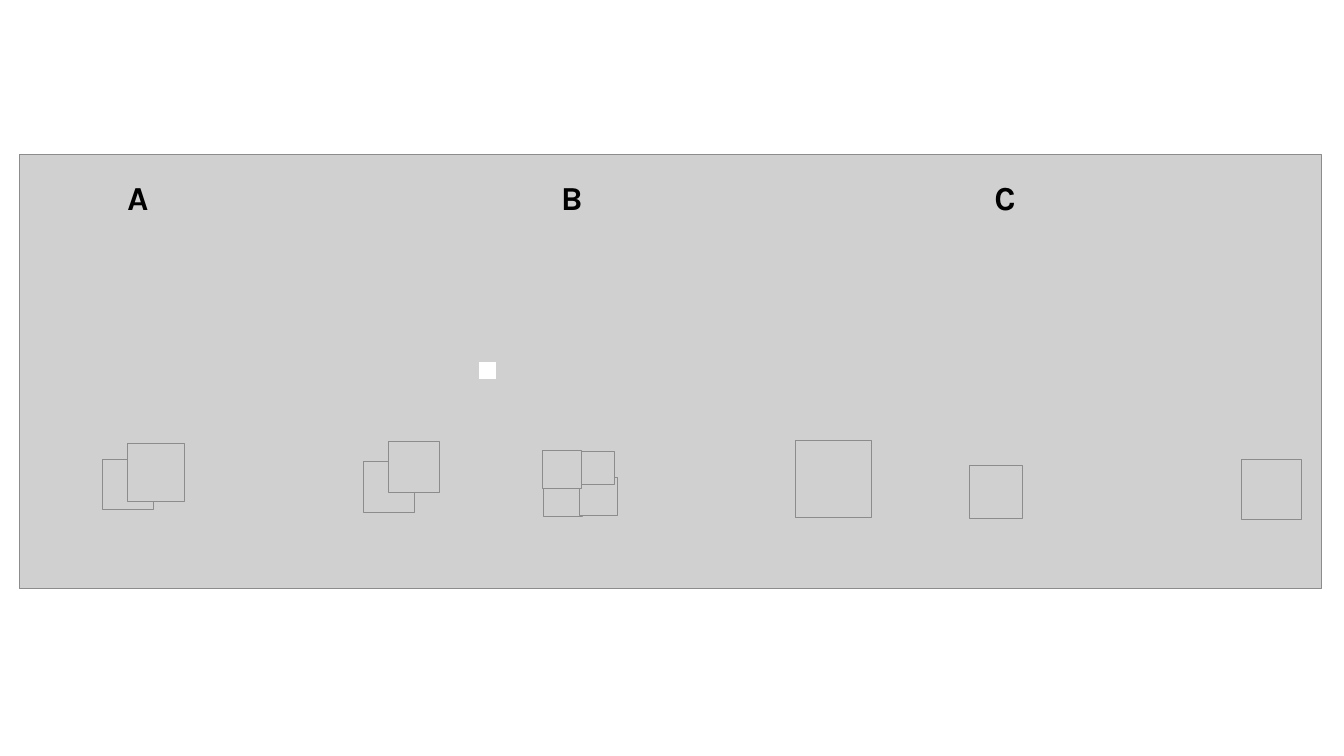
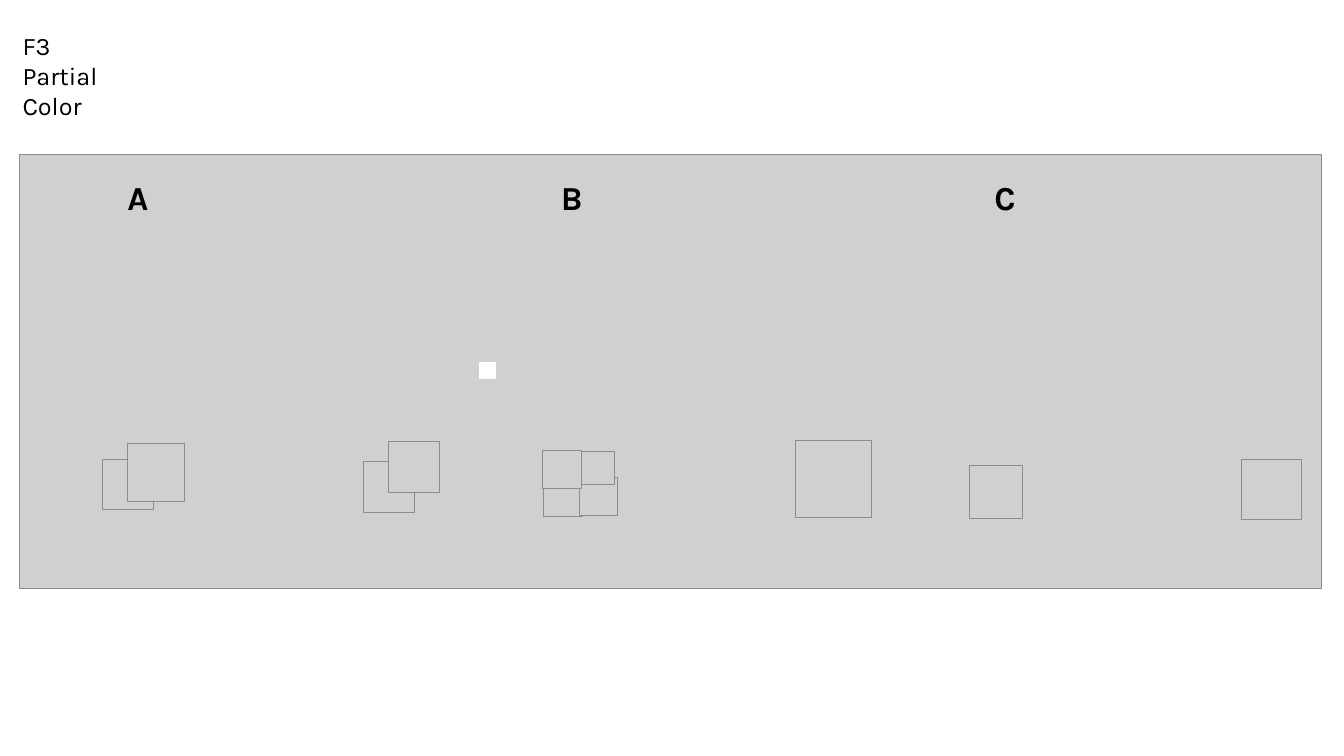
Before and after one commit to hurlbertlab/mbbs-analysis, a slide deck: slide 3 of figures/ch1/ch1_figures.pptx. Drawn at 1344x756 pixels with LibreOffice and Linux fonts; fonts in the diff are those of the drawing; grey boxes stand for pictures. Boxes give left, top, right and bottom in pixels: in the first picture for what was removed or moved away, otherwise in the second. Text is boxed around its words. In the diff, an @@ line names an element or a change of style, - is before the commit and + after.

```diff
--- a/figures/ch1/ch1_figures.pptx
+++ b/figures/ch1/ch1_figures.pptx
@@ text added at [23, 39, 98, 116], 18 pt, text #000000 @@
+F3
+Partial Color
```
Also in this commit, not shown: 2 other slides changed, 4 slides added, 3 slides removed, 5 other files.
